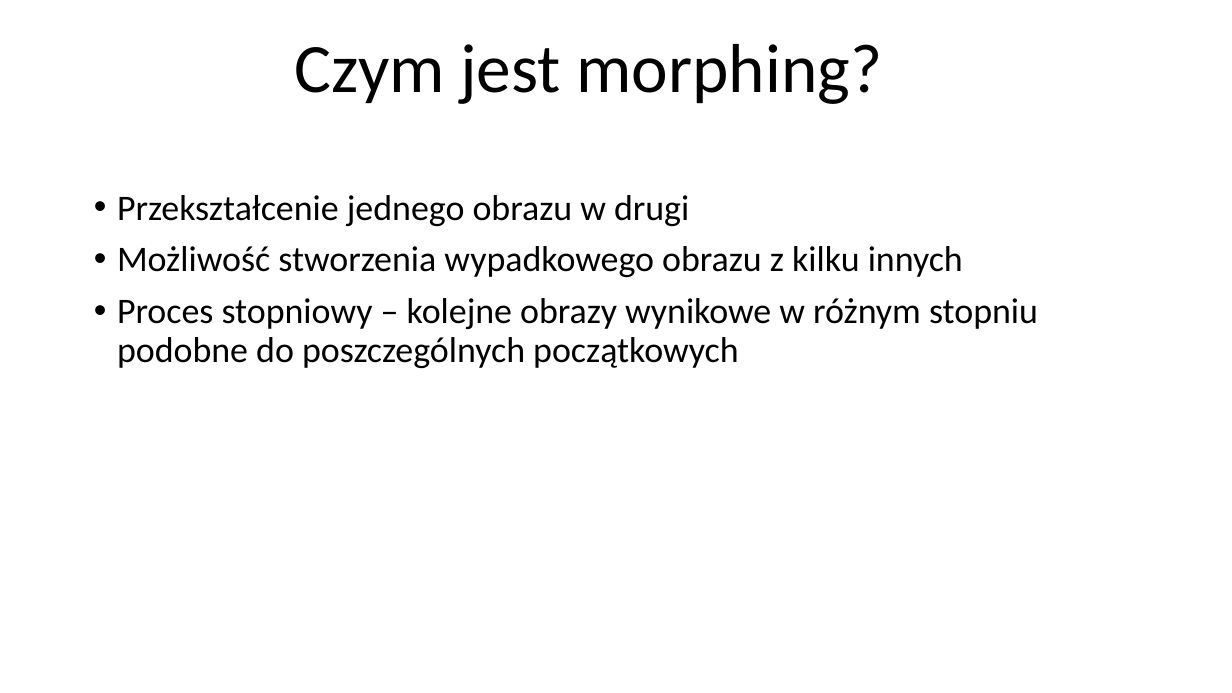
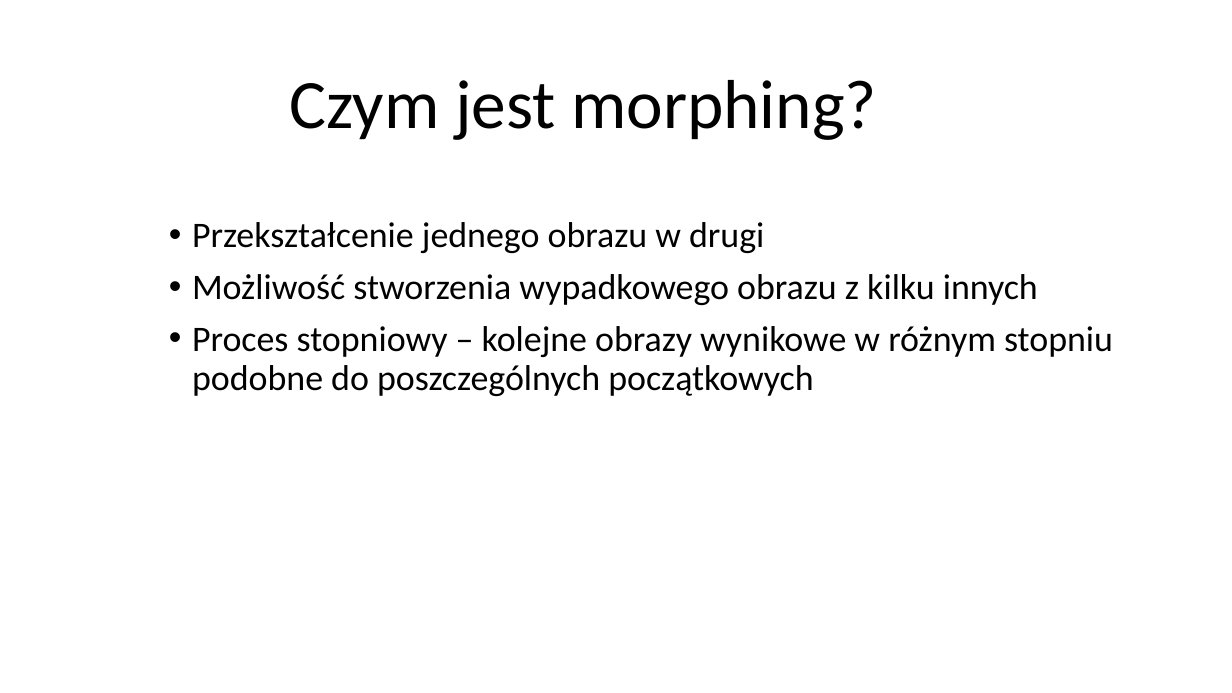
Before and after one commit to Gazda70/Image-Morphing, a slide deck: slide 2 of Morphing obrazów.pptx. Drawn at 1232x693 pixels with LibreOffice and Linux fonts; fonts in the diff are those of the drawing. Boxes give left, top, right and bottom in pixels: in the first picture for what was removed or moved away, otherwise in the second. Text is boxed around its words. In the diff, an @@ line names an element or a change of style, - is before the commit and + after.

```diff
--- a/Morphing obrazów.pptx
+++ b/Morphing obrazów.pptx
@@ title "Czym jest morphing?": place and size @@
-title "Czym jest morphing?" at [294,44,883,104]
+title "Czym jest morphing?" at [289,80,877,140]
@@ text "Przekształcenie jednego obrazu w drugi": place and size @@
-text "Przekształcenie jednego obrazu w drugi" at [117,195,1038,368]
+text "Przekształcenie jednego obrazu w drugi" at [192,222,1113,396]
```
Also in this commit, not shown: 2 other slides changed, 3 slides added, 1 slide removed.
